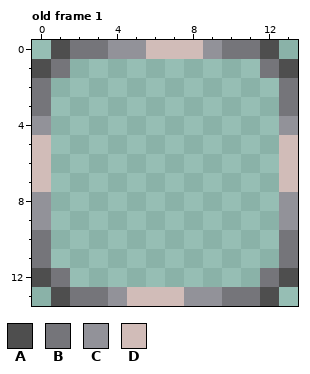
A pixel-art file gets an edit: aseprite_files/equipmentframe.aseprite. Above: the version before the commit.
14x14 pixels, 3 frames. Shown: old frame 1.
Palette (. is transparent): A #4e4e4e  B #75757a  C #929299  D #d1bcb8
Pixels before, old frame 1, first column x 0:
 0 .ABBCCDDDCBBA.
 1 AB..........BA
 2 B............B
 3 B............B
 4 C............C
 5 D............D
 6 D............D
 7 D............D
 8 C............C
 9 C............C
10 B............B
11 B............B
12 AB..........BA
13 .ABBCDDDCCBBA.
Now the later version:
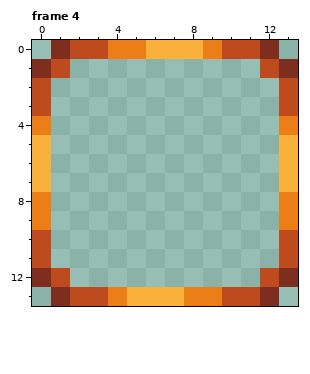
A new or re-ordered frame is compared with the old frame closest to it.
Edits made:
frames 3 -> 4
Colour A changes from #4e4e4e to #7d2e1e.
Colour B changes from #75757a to #bd4b1e.
Colour C changes from #929299 to #eb7e17.
Colour D changes from #d1bcb8 to #fab13c.
Pixel boxes of the changes (left, top, right, bottom) in both pictures:
changed: (32, 40, 298, 306)
